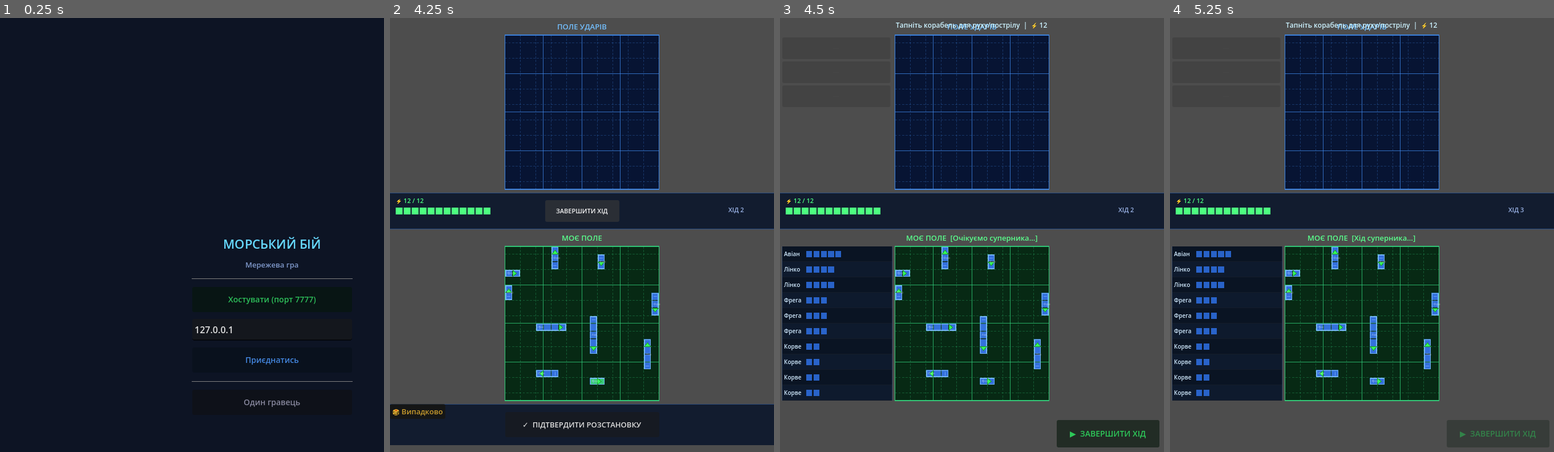
Above: before the commit, frames 1-4 (left to right).
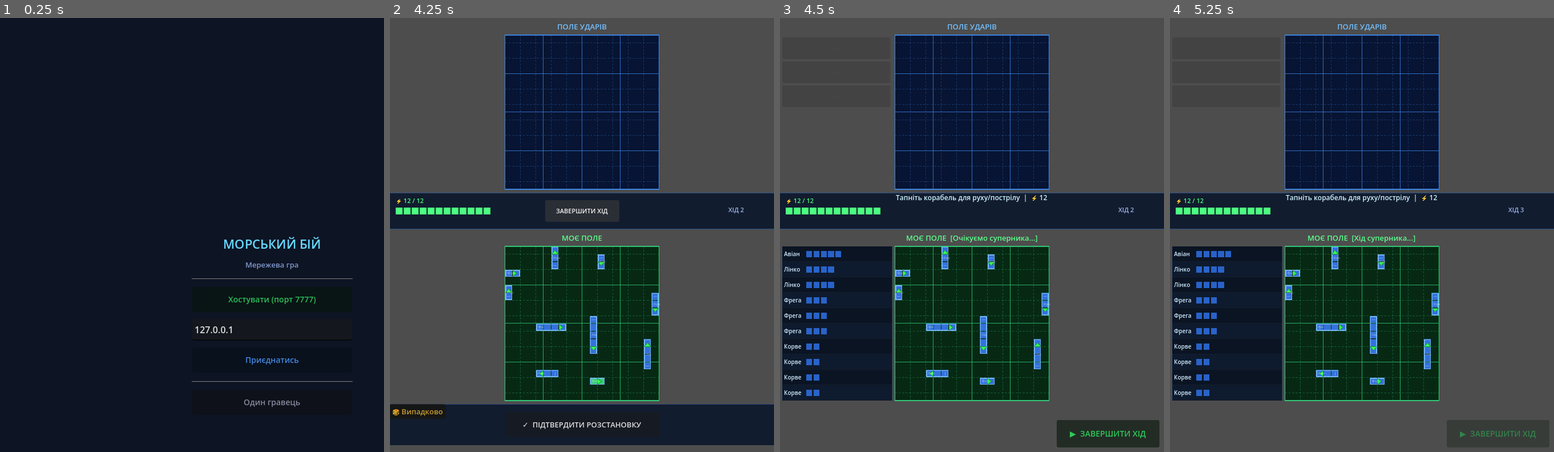
Above: after the commit, the same moments.

Repository: MaanAndrii/sea-battle
Game: Godot game, scene res://LobbyScene.tscn
Two runs of this game, one before a commit and one after it. Both use one fixed random seed, a clock stepped at 60 frames per second and the inputs below.
Inputs:
- Up to frame 1 (0.25 s): no input
- Up to frame 2 (4.25 s): click "Хостувати (порт 7777)" at 0.5 s; click "Приєднатись" at 1.25 s; click "Один гравець" at 2 s; click "🎲 Випадково" at 2.75 s; click "ЗАВЕРШИТИ ХІД" at 3.5 s
- Up to frame 3 (4.5 s): click "✓ ПІДТВЕРДИТИ РОЗСТАНОВКУ" at 4.25 s
- Up to frame 4 (5.25 s): click "▶ ЗАВЕРШИТИ ХІД" at 5 s

Frames 1-2 are identical in both runs. In frame 3, 0.4% of the frame differs, in the area x 30-70%, y 0-43%; in frame 4, 0.4%.

Commit message:
Move combat labels to middle blue strip between grids

Diff:
--- /dev/null
+++ b/Scripts/CellState.gd
@@ -0,0 +1,17 @@
+## CellState.gd
+## Shared visual/grid cell-state values used across gameplay scripts.
+extends RefCounted
+
+const GRID_EMPTY := 0
+const GRID_SHIP := 1
+const GRID_BLOCKED := 2
+const GRID_WRECKAGE := 3
+
+const MISS := 5
+const HIT := 6
+const PLANNED_SHOT := 7
+const OLD_HIT := 8
+const NOSE_MARK := 9
+const WRECK := 10
+const WRECK_ZONE := 11
+const BOMB := 12
--- a/Scripts/CombatManager.gd
+++ b/Scripts/CombatManager.gd
@@ -41,6 +41,7 @@
 
 const C_COMMIT = Color(0.2, 0.9, 0.4, 1.0)
 const C_UNDO   = Color(0.6, 0.6, 0.6, 0.9)
+const CellState = preload("res://Scripts/CellState.gd")
 
 # ─────────────────────────────────────────
 #  Ініціалізація
@@ -73,10 +74,11 @@
 
 func _build_ui() -> void:
 	var vp = get_viewport().get_visible_rect().size
+	var hud_top = upper_grid.global_position.y + upper_grid.cell_size * 20.0 + 6.0
 
 	# Статус угорі
 	_status_lbl = Label.new()
-	_status_lbl.position = Vector2(8, 4)
+	_status_lbl.position = Vector2(8, hud_top)
 	_status_lbl.size     = Vector2(vp.x - 16, 22)
 	_status_lbl.add_theme_font_size_override("font_size", 12)
 	_status_lbl.add_theme_color_override("font_color", Color(0.8, 0.95, 1.0))
@@ -85,7 +87,7 @@
 
 	# Інфо про вибраний корабель
 	_info_lbl = Label.new()
-	_info_lbl.position = Vector2(8, vp.y - 100)
+	_info_lbl.position = Vector2(8, hud_top + 20.0)
 	_info_lbl.size     = Vector2(vp.x - 16, 22)
 	_info_lbl.add_theme_font_size_override("font_size", 12)
 	_info_lbl.add_theme_color_override("font_color", Color(1.0, 0.9, 0.5))
@@ -158,9 +160,13 @@
 func _select(ship: Node2D) -> void:
 	# Знімаємо попередній вибір
 	if selected_ship and selected_ship != ship:
+		selected_ship.set("is_selected", false)
+		selected_ship.queue_redraw()
 		ship_mover.call("_deselect")
 
 	selected_ship = ship
+	selected_ship.set("is_selected", true)
+	selected_ship.queue_redraw()
 	shots_left    = turn_manager.shots_for_size(ship.size) - _shots_used(ship)
 
 	# Активуємо ShipMover для руху
@@ -172,6 +178,9 @@
 		drone_manager.set_carrier_ui_visible(true)
 
 func _deselect() -> void:
+	if selected_ship:
+		selected_ship.set("is_selected", false)
+		selected_ship.queue_redraw()
 	selected_ship = null
 	shots_left    = 0
 	ship_mover.call("_deselect")
@@ -193,7 +202,7 @@
 	var cv    = Vector2i(coord.x, coord.y)
 	# Блокуємо стрільбу по уламках
 	var cell_st = upper_grid.cell_state[coord.y][coord.x]
-	if cell_st == 10 or cell_st == 11:
+	if cell_st == CellState.WRECK or cell_st == CellState.WRECK_ZONE:
 		_set_status("⚠ Ця клітинка зайнята уламками!")
 		return
 	if cv in shots:
@@ -211,7 +220,7 @@
 	shots.append(cv)
 	shots_left -= 1
 	# Маркер на верхньому полі
-	upper_grid.set_cell(coord, 7)
+	upper_grid.set_cell(coord, CellState.PLANNED_SHOT)
 	# Мітка на носі корабля
 	selected_ship.set("shoot_marked", true)
 	selected_ship.queue_redraw()
@@ -306,7 +315,7 @@
 func _resolve_shot(coord: Vector2i):
 	# Не стріляємо по уламках (захист від переписування стану 10/11)
 	var existing = upper_grid.cell_state[coord.y][coord.x]
-	if existing == 10 or existing == 11:
+	if existing == CellState.WRECK or existing == CellState.WRECK_ZONE:
 		await get_tree().create_timer(0.1).timeout
 		return
 	var is_hit = false
@@ -319,8 +328,8 @@
 	# mark_hit може виставити state 10 (уламки) якщо корабель потоплено —
 	# не перекриваємо його маркером влучання/промаху
 	var post = upper_grid.cell_state[coord.y][coord.x]
-	if post != 10 and post != 11:
-		upper_grid.set_cell(coord, 6 if is_hit else 5)
+	if post != CellState.WRECK and post != CellState.WRECK_ZONE:
+		upper_grid.set_cell(coord, CellState.HIT if is_hit else CellState.MISS)
 	await get_tree().create_timer(0.1).timeout
 
 # ── Управління маркерами ──────────────────────────────────────
@@ -330,24 +339,24 @@
 	for y in range(20):
 		for x in range(20):
 			match upper_grid.cell_state[y][x]:
-				8: upper_grid.set_cell(Vector2i(x, y), 0)   # старе потьмяніле → зникає
-				6: upper_grid.set_cell(Vector2i(x, y), 8)   # влучання → потьмяніти
-				9: upper_grid.set_cell(Vector2i(x, y), 0)   # ніс минулого ходу → зникає
-				5: upper_grid.set_cell(Vector2i(x, y), 0)   # промах минулого ходу → зникає
+				CellState.OLD_HIT: upper_grid.set_cell(Vector2i(x, y), CellState.GRID_EMPTY)   # старе потьмяніле → зникає
+				CellState.HIT: upper_grid.set_cell(Vector2i(x, y), CellState.OLD_HIT)   # влучання → потьмяніти
+				CellState.NOSE_MARK: upper_grid.set_cell(Vector2i(x, y), CellState.GRID_EMPTY)   # ніс минулого ходу → зникає
+				CellState.MISS: upper_grid.set_cell(Vector2i(x, y), CellState.GRID_EMPTY)   # промах минулого ходу → зникає
 	# Нижнє поле: промахи та маркери влучань ворога старіють
 	for y in range(20):
 		for x in range(20):
 			match lower_grid.cell_state[y][x]:
-				5: lower_grid.set_cell(Vector2i(x, y), 0)   # промах → зникає
-				8: lower_grid.set_cell(Vector2i(x, y), 0)   # потьмяніле влучання → зникає
-				6: lower_grid.set_cell(Vector2i(x, y), 8)   # влучання → потьмяніти
+				CellState.MISS: lower_grid.set_cell(Vector2i(x, y), CellState.GRID_EMPTY)   # промах → зникає
+				CellState.OLD_HIT: lower_grid.set_cell(Vector2i(x, y), CellState.GRID_EMPTY)   # потьмяніле влучання → зникає
+				CellState.HIT: lower_grid.set_cell(Vector2i(x, y), CellState.OLD_HIT)   # влучання → потьмяніти
 				# Стани 10, 11 (уламки) — ніколи не стираємо
 
 func _clear_misses() -> void:
 	for y in range(20):
 		for x in range(20):
-			if upper_grid.cell_state[y][x] == 5:
-				upper_grid.set_cell(Vector2i(x, y), 0)
+			if upper_grid.cell_state[y][x] == CellState.MISS:
+				upper_grid.set_cell(Vector2i(x, y), CellState.GRID_EMPTY)
 
 # ─────────────────────────────────────────
 #  UI оновлення
--- a/Scripts/DroneManager.gd
+++ b/Scripts/DroneManager.gd
@@ -266,11 +266,13 @@
 
 func _select_drone(drone) -> void:
 	selected_drone = drone
+	_refresh_selected_drone_highlight()
 	_refresh_drone_controls()
 	_refresh_drone_panel()
 
 func _deselect_drone() -> void:
 	selected_drone = null
+	_refresh_selected_drone_highlight()
 	_hide_drone_controls()
 	_refresh_drone_panel()
 
@@ -293,6 +295,7 @@
 	_clear_drone_cell(selected_drone.pos)
 	selected_drone.pos = new_pos
 	upper_grid.set_cell(new_pos, 4)
+	_refresh_selected_drone_highlight()
 	_reveal_area(selected_drone)
 	_refresh_drone_controls()
 
@@ -436,6 +439,7 @@
 	_bomb_btn.position = _col_pos(cy)
 
 func _refresh_ui_after_age() -> void:
+	_refresh_selected_drone_highlight()
 	if selected_drone:
 		_refresh_drone_controls()
 
@@ -443,6 +447,13 @@
 	for btn in _move_btns: btn.visible = false
 	_bomb_btn.visible = false
 	_info_lbl.visible = false
+
+func _refresh_selected_drone_highlight() -> void:
+	if selected_drone:
+		upper_grid.set_highlight([selected_drone.pos])
+	else:
+		var empty: Array[Vector2i] = []
+		upper_grid.set_highlight(empty)
 
 # ── Positioning ───────────────────────────────────────────────
 
--- a/Scripts/EnemyAI.gd
+++ b/Scripts/EnemyAI.gd
@@ -6,6 +6,7 @@
 extends Node
 
 const ENERGY_PER_TURN = 12
+const CellState = preload("res://Scripts/CellState.gd")
 
 var lower_grid:   Node2D = null   # поле гравця
 var player_model          = null   # GridModel гравця
@@ -25,23 +26,13 @@
 # ── Виконати хід ворога ─────────────────────────────────────
 
 func execute_turn() -> void:
-	print("[EnemyAI] execute_turn: player_model=", player_model != null)
-	if player_model:
-		var count = 0
-		for y in range(20):
-			for x in range(20):
-				if player_model.grid[y][x] == 1: count += 1
-		print("[EnemyAI] клітинок кораблів: ", count)
 	var energy = ENERGY_PER_TURN
-	var shots_this_turn: Array[Vector2i] = []
-
 	while energy > 0:
 		var coord = _pick_target()
 		if coord == Vector2i(-1, -1):
 			break  # всі клітинки вже обстріляні
 
 		shot_history.append(coord)
-		shots_this_turn.append(coord)
 		energy -= 1
 
 		await get_tree().create_timer(0.12).timeout
@@ -59,15 +50,15 @@
 	return Vector2i(-1, -1)
 
 func _resolve(coord: Vector2i) -> void:
-	if player_model.grid[coord.y][coord.x] == 1:
-		player_model.grid[coord.y][coord.x] = 0
+	if player_model.grid[coord.y][coord.x] == CellState.GRID_SHIP:
+		player_model.grid[coord.y][coord.x] = CellState.GRID_EMPTY
 		player_model._rebuild_forbidden()
-		lower_grid.set_cell(coord, 6)
+		lower_grid.set_cell(coord, CellState.HIT)
 		_on_hit(coord)
 	else:
 		var existing = lower_grid.cell_state[coord.y][coord.x]
-		if existing != 10 and existing != 11:
-			lower_grid.set_cell(coord, 5)
+		if existing != CellState.WRECK and existing != CellState.WRECK_ZONE:
+			lower_grid.set_cell(coord, CellState.MISS)
 
 func _on_hit(coord: Vector2i) -> void:
 	for ship in all_ships:
@@ -100,7 +91,7 @@
 		ship_cells.append(Vector2i(c.x, c.y))
 
 	for cv in ship_cells:
-		lower_grid.set_cell(cv, 10)
+		lower_grid.set_cell(cv, CellState.WRECK)
 
 	var adj_cells: Array[Vector2i] = []
 	for cv in ship_cells:
@@ -109,8 +100,8 @@
 				if dx == 0 and dy == 0: continue
 				var nb = Vector2i(cv.x + dx, cv.y + dy)
 				if lower_grid.is_valid(nb) and not ship_cells.has(nb) and not adj_cells.has(nb):
-					if lower_grid.cell_state[nb.y][nb.x] != 10:
-						lower_grid.set_cell(nb, 11)
+					if lower_grid.cell_state[nb.y][nb.x] != CellState.WRECK:
+						lower_grid.set_cell(nb, CellState.WRECK_ZONE)
 					adj_cells.append(nb)
 
 	if player_model:
--- a/Scripts/GridModel.gd
+++ b/Scripts/GridModel.gd
@@ -6,20 +6,21 @@
 extends RefCounted
 
 const SIZE = 20
+enum CellState { EMPTY, SHIP, BLOCKED, WRECKAGE }
 var grid: Array = []
 
 func _init() -> void:
 	grid = []
 	for y in range(SIZE):
 		var row = []
-		for x in range(SIZE): row.append(0)
+		for x in range(SIZE): row.append(CellState.EMPTY)
 		grid.append(row)
 
 func add_wreckage(cells: Array) -> void:
 	for c in cells:
 		var v = Vector2i(int(c.x), int(c.y))
 		if _in_bounds(v):
-			grid[v.y][v.x] = 3
+			grid[v.y][v.x] = CellState.WRECKAGE
 
 # ── Утиліта: всі клітинки від носа ─────────────────────────
 ## step=0(→): хвіст ліворуч  step=1(↓): хвіст вгору
@@ -38,7 +39,7 @@
 func can_place_from_nose(nose: Vector2i, size: int, step: int) -> bool:
 	for c in cells_from_nose(nose, size, step):
 		if not _in_bounds(c): return false
-		if grid[c.y][c.x] != 0: return false
+		if grid[c.y][c.x] != CellState.EMPTY: return false
 	return true
 
 func can_place_excluding_nose(nose: Vector2i, size: int, step: int,
@@ -53,7 +54,7 @@
 		if not _in_bounds(c): return false
 		var v = Vector2i(c.x, c.y)
 		var gv = grid[c.y][c.x]
-		if (gv == 1 and not own_set.has(v)) or gv == 3:
+		if (gv == CellState.SHIP and not own_set.has(v)) or gv == CellState.WRECKAGE:
 			return false
 	# Перевірка відступу від чужих кораблів
 	for c in new_cells:
@@ -62,7 +63,7 @@
 				if dx == 0 and dy == 0: continue
 				var nb = Vector2i(c.x + dx, c.y + dy)
 				if not _in_bounds(nb): continue
-				if grid[nb.y][nb.x] == 1:
+				if grid[nb.y][nb.x] == CellState.SHIP:
 					if not own_set.has(Vector2i(nb.x, nb.y)):
 						return false
 	return true
@@ -74,32 +75,32 @@
 	for c in cells:
 		if not _in_bounds(c):
 			return []   # не розміщуємо якщо хоч одна клітинка за межами
-	for c in cells: grid[c.y][c.x] = 1
+	for c in cells: grid[c.y][c.x] = CellState.SHIP
 	for c in cells:
 		for dy in range(-1, 2):
 			for dx in range(-1, 2):
 				var nx = c.x + dx
 				var ny = c.y + dy
-				if _in_bounds(Vector2i(nx, ny)) and grid[ny][nx] == 0:
-					grid[ny][nx] = 2
+				if _in_bounds(Vector2i(nx, ny)) and grid[ny][nx] == CellState.EMPTY:
+					grid[ny][nx] = CellState.BLOCKED
 	return cells
 
 # ── Сумісність: старий place (від лівої/верхньої) ───────────
 func can_place(coord: Vector2i, size: int, horizontal: bool) -> bool:
 	for c in get_cells(coord, size, horizontal):
 		if not _in_bounds(c): return false
-		if grid[c.y][c.x] != 0: return false
+		if grid[c.y][c.x] != CellState.EMPTY: return false
 	return true
 
 func place(coord: Vector2i, size: int, horizontal: bool) -> Array[Vector2i]:
 	var cells = get_cells(coord, size, horizontal)
-	for c in cells: grid[c.y][c.x] = 1
+	for c in cells: grid[c.y][c.x] = CellState.SHIP
 	for c in cells:
 		for dy in range(-1, 2):
 			for dx in range(-1, 2):
 				var nx = c.x + dx; var ny = c.y + dy
-				if _in_bounds(Vector2i(nx, ny)) and grid[ny][nx] == 0:
-					grid[ny][nx] = 2
+				if _in_bounds(Vector2i(nx, ny)) and grid[ny][nx] == CellState.EMPTY:
+					grid[ny][nx] = CellState.BLOCKED
 	return cells
 
 func can_place_excluding(coord: Vector2i, size: int, horizontal: bool,
@@ -110,7 +111,7 @@
 	for c in new_cells:
 		if not _in_bounds(c): return false
 		var gv = grid[c.y][c.x]
-		if (gv == 1 and not own_set.has(Vector2i(c.x, c.y))) or gv == 3:
+		if (gv == CellState.SHIP and not own_set.has(Vector2i(c.x, c.y))) or gv == CellState.WRECKAGE:
 			return false
 	for c in new_cells:
 		for dy in range(-1, 2):
@@ -118,14 +119,14 @@
 				if dx == 0 and dy == 0: continue
 				var nb = Vector2i(c.x + dx, c.y + dy)
 				if not _in_bounds(nb): continue
-				if grid[nb.y][nb.x] == 1:
+				if grid[nb.y][nb.x] == CellState.SHIP:
 					if not own_set.has(Vector2i(nb.x, nb.y)):
 						return false
 	return true
 
 # ── Видалення ───────────────────────────────────────────────
 func remove(cells: Array) -> void:
-	for c in cells: grid[c.y][c.x] = 0
+	for c in cells: grid[c.y][c.x] = CellState.EMPTY
 	_rebuild_forbidden()
 
 # ── Утиліти ─────────────────────────────────────────────────
@@ -142,12 +143,12 @@
 func _rebuild_forbidden() -> void:
 	for y in range(SIZE):
 		for x in range(SIZE):
-			if grid[y][x] == 2: grid[y][x] = 0
+			if grid[y][x] == CellState.BLOCKED: grid[y][x] = CellState.EMPTY
 	for y in range(SIZE):
 		for x in range(SIZE):
-			if grid[y][x] == 1:
+			if grid[y][x] == CellState.SHIP:
 				for dy in range(-1, 2):
 					for dx in range(-1, 2):
 						var nx = x + dx; var ny = y + dy
-						if _in_bounds(Vector2i(nx, ny)) and grid[ny][nx] == 0:
-							grid[ny][nx] = 2
+						if _in_bounds(Vector2i(nx, ny)) and grid[ny][nx] == CellState.EMPTY:
+							grid[ny][nx] = CellState.BLOCKED
--- a/Scripts/Ship.gd
+++ b/Scripts/Ship.gd
@@ -16,6 +16,7 @@
 var damaged_sections: Array  = []   # Array[bool], size = size, index 0 = ніс
 var shoot_marked:     bool   = false
 var has_moved:        bool   = false
+var is_selected:      bool   = false
 var cell_size:        float  = 16.0
 
 ## Є хоча б одна уражена секція
@@ -39,6 +40,7 @@
 const C_NOSE_NORMAL  = Color(0.20, 1.00, 0.35, 1.00)
 const C_NOSE_SHOT    = Color(1.00, 0.18, 0.10, 1.00)
 const C_STERN_LINE   = Color(0.50, 0.68, 1.00, 0.75)
+const C_SELECTED_GLOW = Color(1.00, 0.95, 0.35, 0.95)
 
 func setup(p_name: String, p_size: int, p_cell_size: float) -> void:
 	ship_name = p_name
@@ -162,6 +164,9 @@
 	var bw = 2.0 if (is_placed and damaged) else 1.2
 	draw_rect(Rect2(m, m, ps.x-m*2, ps.y-m*2),
 		C_BORDER_DMG if damaged else C_BORDER, false, bw)
+	if is_selected and is_placed and not sunk:
+		draw_rect(Rect2(m - 1.5, m - 1.5, ps.x - (m - 1.5) * 2, ps.y - (m - 1.5) * 2),
+			C_SELECTED_GLOW, false, 2.6)
 
 	# Ніс і корма
 	_draw_nose(ps)
